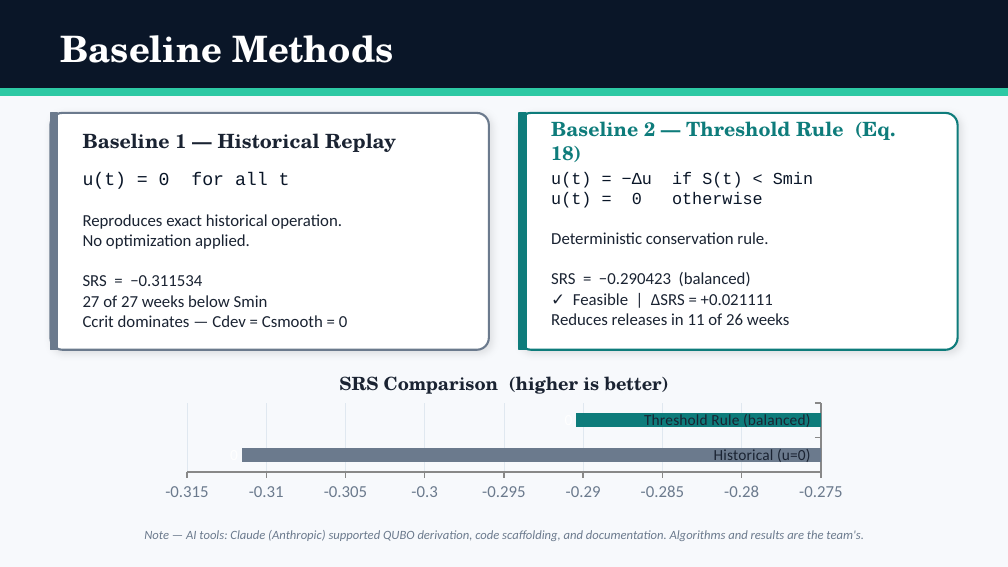
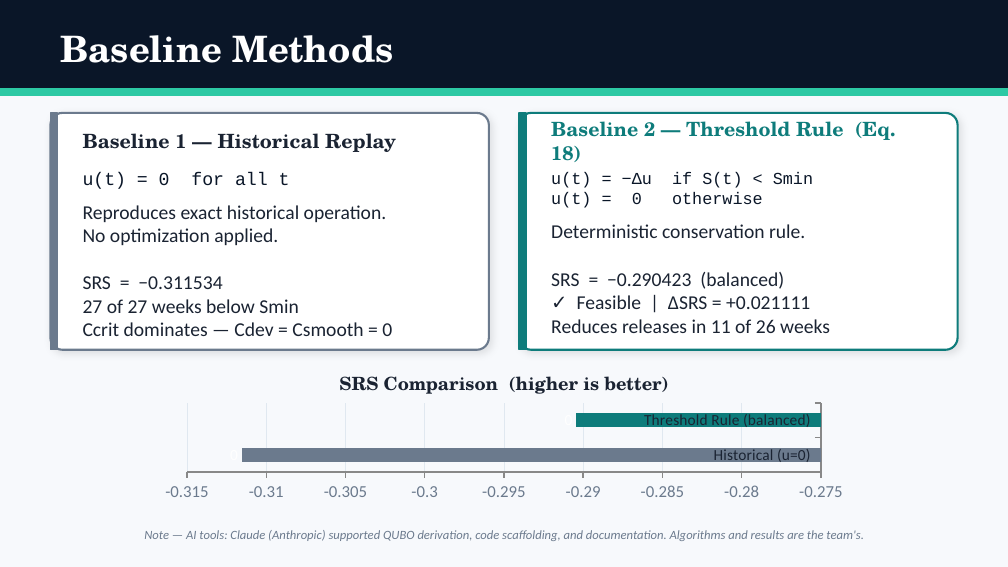
Before and after one commit to Hackathon-Puebla-2026/Equipo_04, a slide deck: slide 4 of Equipo04_FalconChallenge.pptx. Drawn at 1008x567 pixels with LibreOffice and Linux fonts; fonts in the diff are those of the drawing. Boxes give left, top, right and bottom in pixels: in the first picture for what was removed or moved away, otherwise in the second. Text is boxed around its words. In the diff, an @@ line names an element or a change of style, - is before the commit and + after.

```diff
--- a/Equipo04_FalconChallenge.pptx
+++ b/Equipo04_FalconChallenge.pptx
@@ text "Reproduces exact historical operation." at (83, 205, 392, 336): size 12 to 14 pt @@
@@ text "Deterministic conservation rule." at (551, 224, 830, 333): size 12 to 14 pt @@
```
Also in this commit, not shown: 5 other slides changed, 1 slide added.
